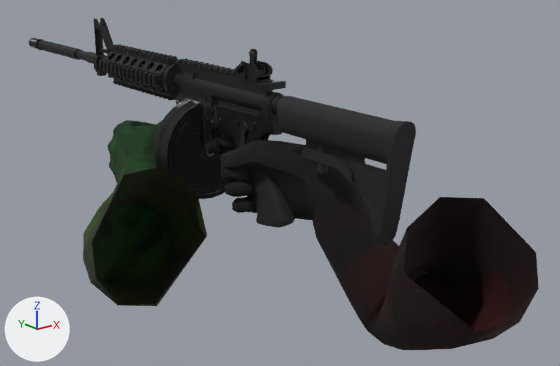
A saved change to the glTF model godot/assets/armory/bastion.glb.
Camera for both pictures: a 50 mm lens placed at (-0.352, -0.391, 0.038), pointed at (0.199, 0.298, -0.237). Arrows for +X, +Y and +Z are at lower left; the lights stay in place. The older version comes first.

The first picture shows 'Body0', 'Magazine3', 'RearSight2', 'Sleeve1', 'Sleeve2' and 1 more.
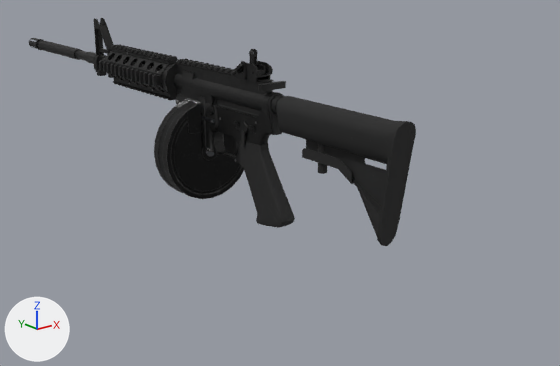
Where the change shows, as pixel boxes [x1, y1, x2, y2] in the pictures (560 x 366 px):
'Sleeve2', no longer drawn: before [205, 136, 539, 350]
'Sleeve1', no longer drawn: before [83, 120, 207, 306]

The change in detail:
Object 'Sleeve1' (ob_sleeve1) now shows nothing instead of me_sleeve1.
Object 'Sleeve2' (ob_sleeve2) now shows nothing instead of me_sleeve2.
